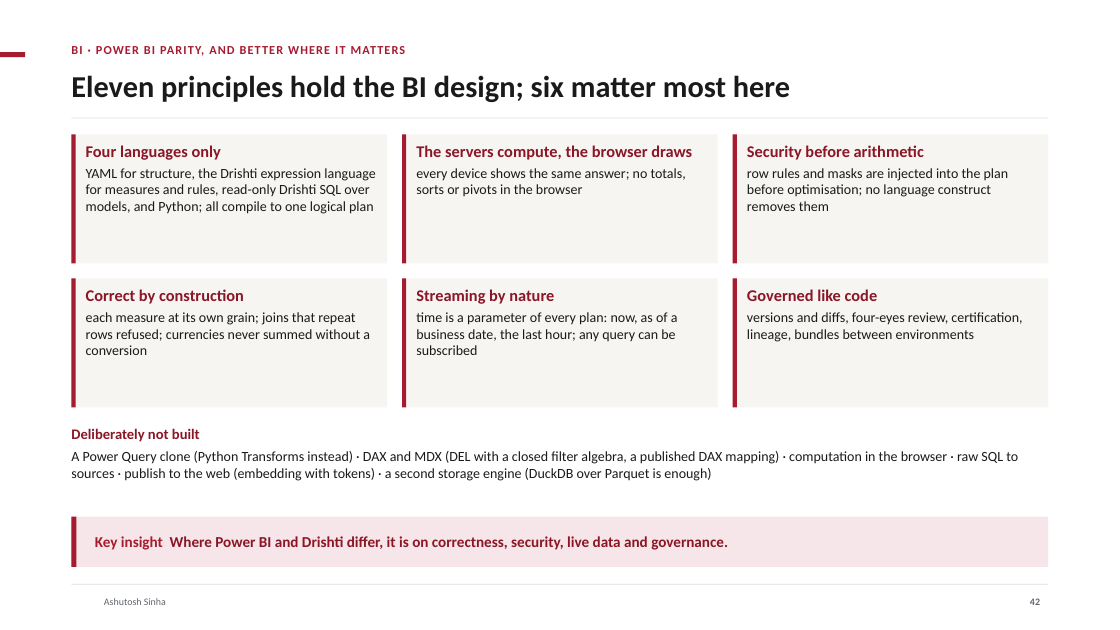
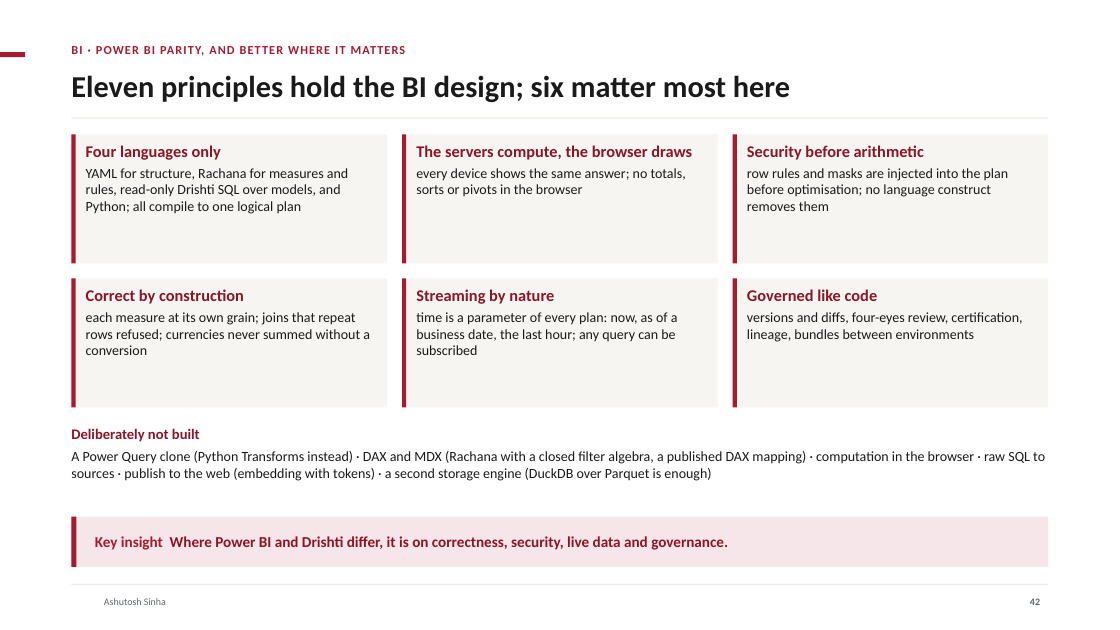
Before and after one commit to ajsinha/drishti, a slide deck: slide 42 of docs/publications/Drishti-Design-and-Evidence.pptx. Drawn at 1120x630 pixels with LibreOffice and Linux fonts; fonts in the diff are those of the drawing; background and template pictures are left out. Boxes give left, top, right and bottom in pixels: in the first picture for what was removed or moved away, otherwise in the second. Text is boxed around its words. In the diff, an @@ line names an element or a change of style, - is before the commit and + after.

```diff
--- a/docs/publications/Drishti-Design-and-Evidence.pptx
+++ b/docs/publications/Drishti-Design-and-Evidence.pptx
@@ text at (86,168,348,214): text changed @@
-YAML for structure, the Drishti expression language for measures and rules, read-only Drishti SQL over models, and Python; all compile to one logical plan
+YAML for structure, Rachana for measures and rules, read-only Drishti SQL over models, and Python; all compile to one logical plan
@@ text at (71,451,1045,481): text changed @@
-A Power Query clone (Python Transforms instead) · DAX and MDX (DEL with a closed filter algebra, a published DAX mapping) · computation in the browser · raw SQL to sources · publish to the web (embedding with tokens) · a second storage engine (DuckDB over Parquet is enough)
+A Power Query clone (Python Transforms instead) · DAX and MDX (Rachana with a closed filter algebra, a published DAX mapping) · computation in the browser · raw SQL to sources · publish to the web (embedding with tokens) · a second storage engine (DuckDB over Parquet is enough)
```
Also in this commit, not shown: 12 other slides changed, 2 slides added, 3 other files.
